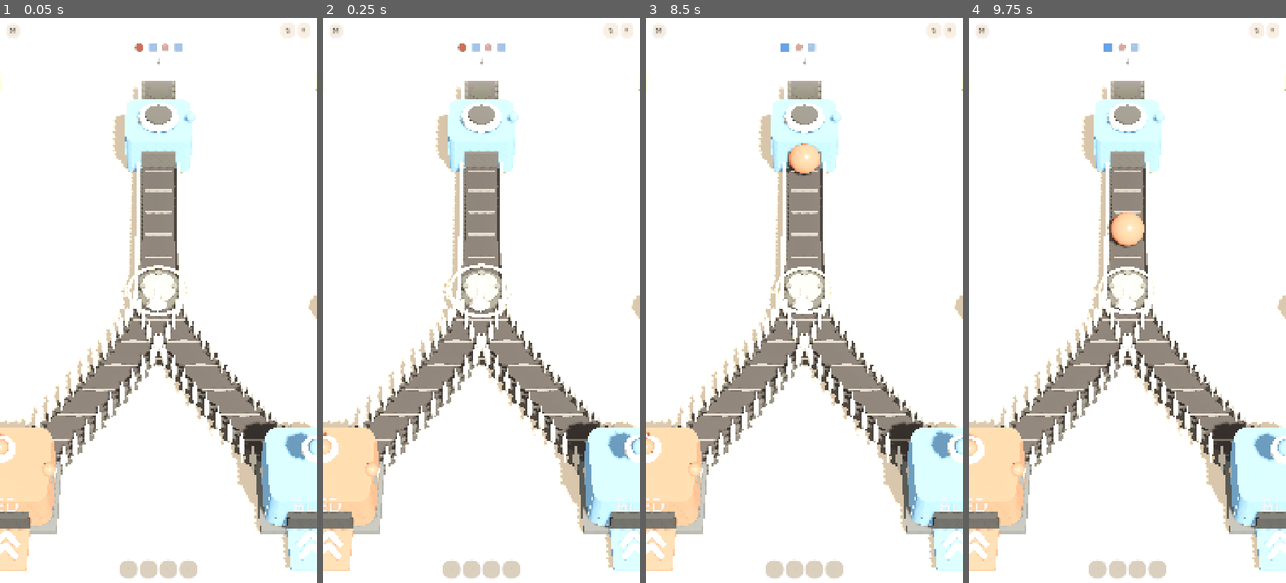
Above: before the commit, frames 1-4 (left to right).
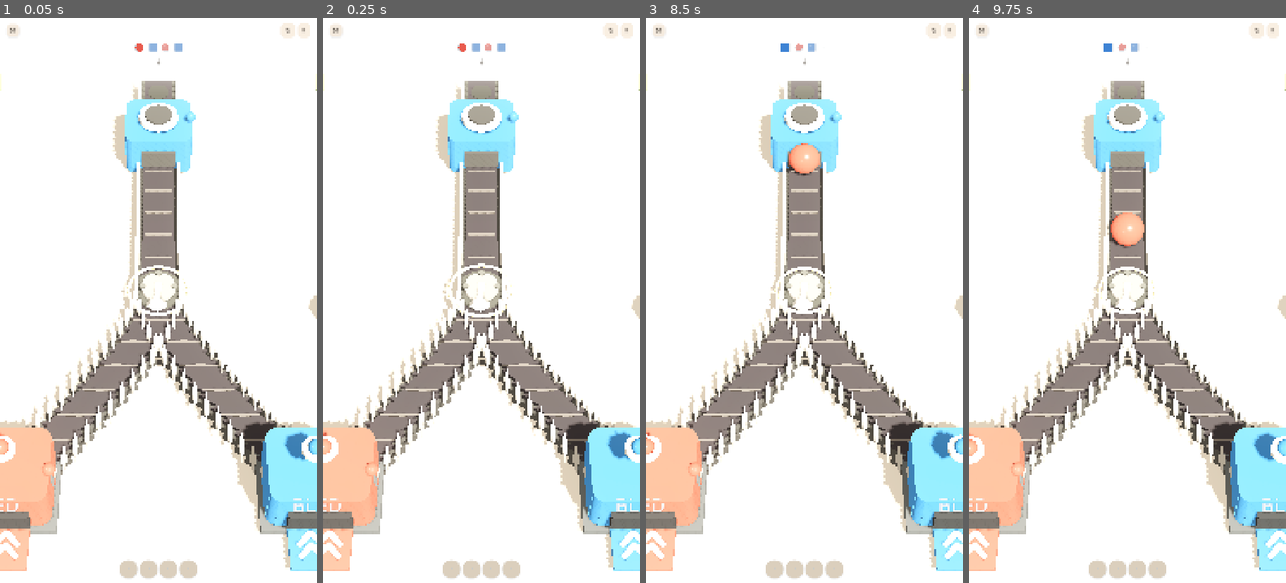
Above: after the commit, the same moments.

Repository: mocchaust64/rail_game
Game: Godot game, scene res://app/main.tscn
Two runs of this game, one before a commit and one after it. Both use one fixed random seed, a clock stepped at 60 frames per second and the inputs below.
Inputs (mouse positions are in pixels of both pictures, inside the frame that each line leads up to):
- Up to frame 1 (0.05 s): no input
- Up to frame 2 (0.25 s): no input
- Up to frame 3 (8.5 s): click "↻" at 0.5 s; click "Ⅱ" at 1.25 s; click "TEXT NORMAL" at 2 s; click "RESTART LEVEL" at 2.75 s; click "↻" at 3.5 s; click "Ⅱ" at 4.25 s; click "RESTART LEVEL" at 5 s; click "↻" at 5.75 s; click "Ⅱ" at 6.5 s; click "RESTART LEVEL" at 7.25 s; move the mouse to (874, 272) at 8.02 s; click (874, 272) at 8.17 s
- Up to frame 4 (9.75 s): move the mouse to (1064, 328) at 8.77 s; click (1064, 328) at 8.92 s; move the mouse to (1159, 176) at 9.52 s; click (1159, 176) at 9.67 s

The runs differ from the first frame. In frame 1, 6.6% of the frame differs, in the area x 0-100%, y 4-98%; in frame 2, 6.6%; in frame 3, 6.9%; in frame 4, 7.1%.

Commit message:
style: tune warm toy palette closer to reference

Diff:
--- a/assets/palette/toy_factory.tres
+++ b/assets/palette/toy_factory.tres
@@ -4,17 +4,17 @@
 
 [resource]
 script = ExtResource("1")
-floor_colour = Color(0.945098, 0.894118, 0.827451, 1)
+floor_colour = Color(0.945098, 0.901961, 0.835294, 1)
 floor_edge = Color(0.760784, 0.713725, 0.643137, 1)
-floor_inset = Color(0.92549, 0.858824, 0.776471, 1)
-rail = Color(0.788235, 0.788235, 0.772549, 1)
-belt = Color(0.219608, 0.215686, 0.223529, 1)
-belt_inner = Color(0.333333, 0.333333, 0.337255, 1)
-belt_slat = Color(0.45098, 0.45098, 0.447059, 1)
-machine_body = Color(0.807843, 0.788235, 0.768627, 1)
-machine_dark = Color(0.278431, 0.282353, 0.286275, 1)
-cargo_red = Color(0.807843, 0.439216, 0.345098, 1)
-cargo_blue = Color(0.411765, 0.639216, 0.894118, 1)
-cargo_yellow = Color(0.945098, 0.764706, 0.447059, 1)
-accent_green = Color(0.454902, 0.647059, 0.431373, 1)
-accent_orange = Color(0.858824, 0.529412, 0.317647, 1)
+floor_inset = Color(0.960784, 0.917647, 0.854902, 1)
+rail = Color(0.780392, 0.768627, 0.737255, 1)
+belt = Color(0.215686, 0.207843, 0.227451, 1)
+belt_inner = Color(0.321569, 0.309804, 0.32549, 1)
+belt_slat = Color(0.431373, 0.415686, 0.407843, 1)
+machine_body = Color(0.831373, 0.803922, 0.768627, 1)
+machine_dark = Color(0.286275, 0.290196, 0.290196, 1)
+cargo_red = Color(0.913725, 0.356863, 0.305882, 1)
+cargo_blue = Color(0.243137, 0.513725, 0.831373, 1)
+cargo_yellow = Color(0.94902, 0.74902, 0.262745, 1)
+accent_green = Color(0.470588, 0.658824, 0.372549, 1)
+accent_orange = Color(0.909804, 0.564706, 0.309804, 1)
